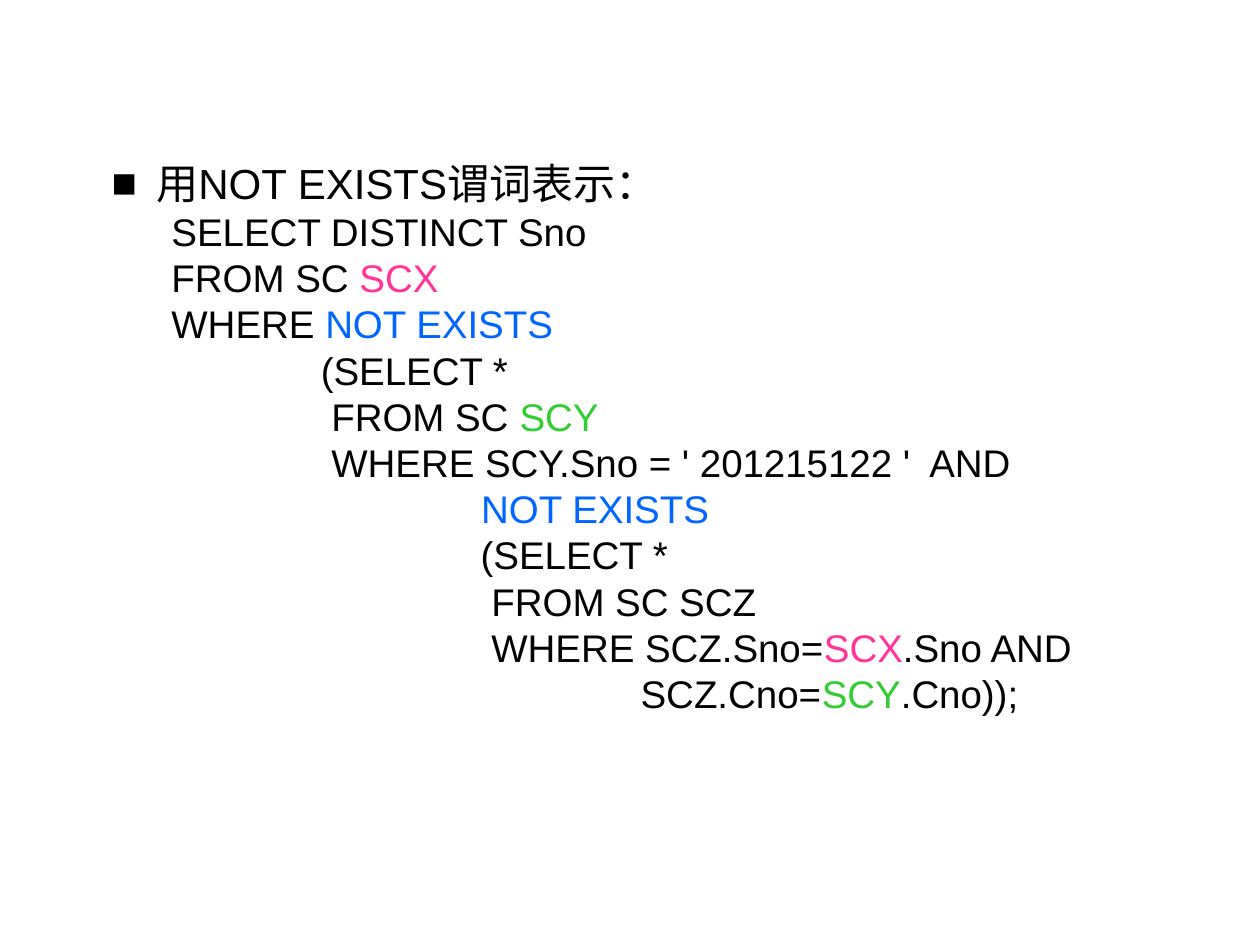
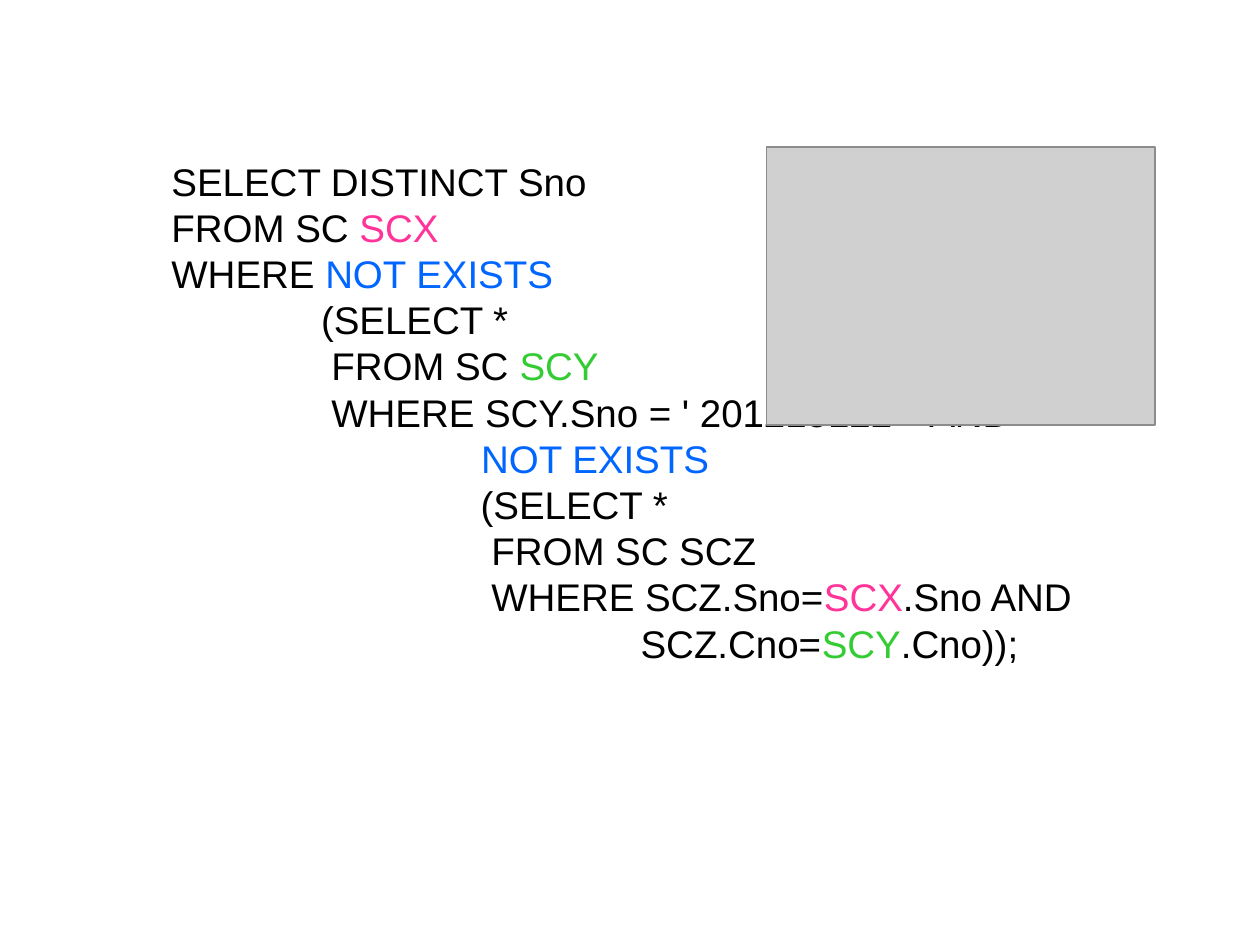
Before and after one commit to HBU/DataBase, a slide deck: slide 56 of PPT/PPT2020/DB第03章（2）-2020.pptx (slide 55 before the commit). Drawn at 1260x945 pixels with LibreOffice and Linux fonts; fonts in the diff are those of the drawing; grey boxes stand for pictures; background and template pictures are left out. Boxes give left, top, right and bottom in pixels: in the first picture for what was removed or moved away, otherwise in the second. Text is boxed around its words. In the diff, an @@ line names an element or a change of style, - is before the commit and + after.

```diff
--- a/PPT/PPT2020/DB第03章（2）-2020.pptx
+++ b/PPT/PPT2020/DB第03章（2）-2020.pptx
@@ picture added at <box>766,147,1155,425</box> @@
@@ text at <box>156,166,657,203</box>: paragraph removed @@
-■ 用NOT EXISTS谓词表示：
@@ text at <box>171,169,586,197</box>: indent changed @@
```
Also in this commit, not shown: 17 other slides changed, 2 slides added, 3 other files.
